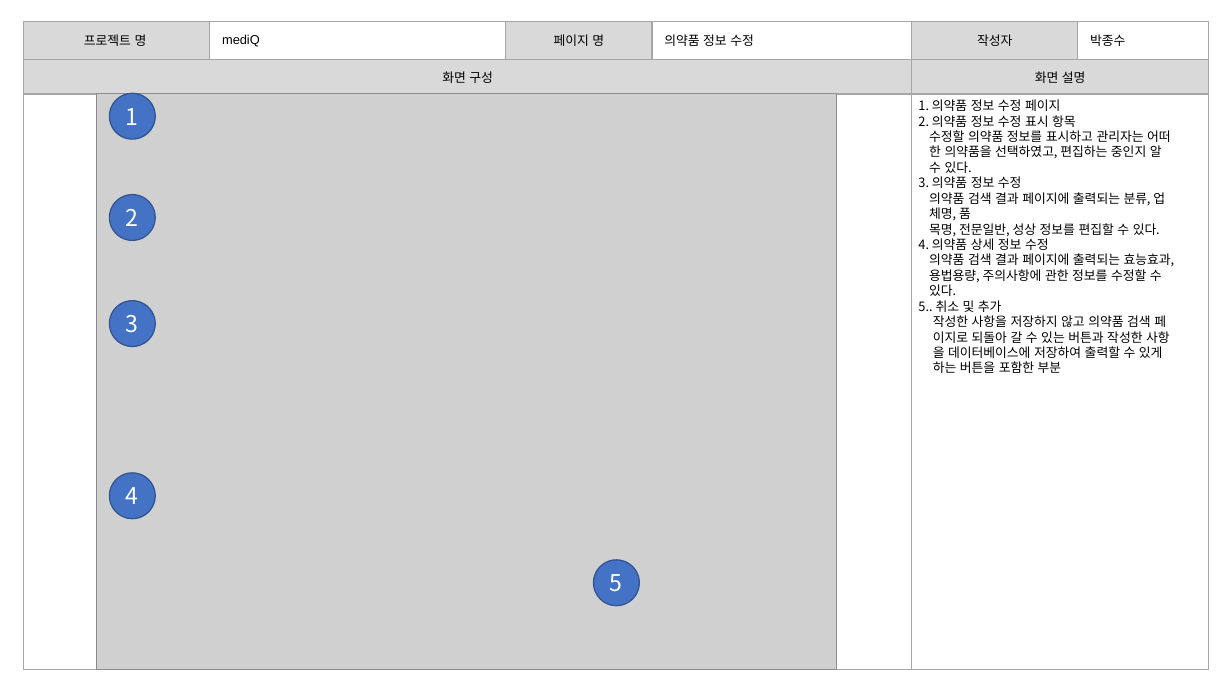
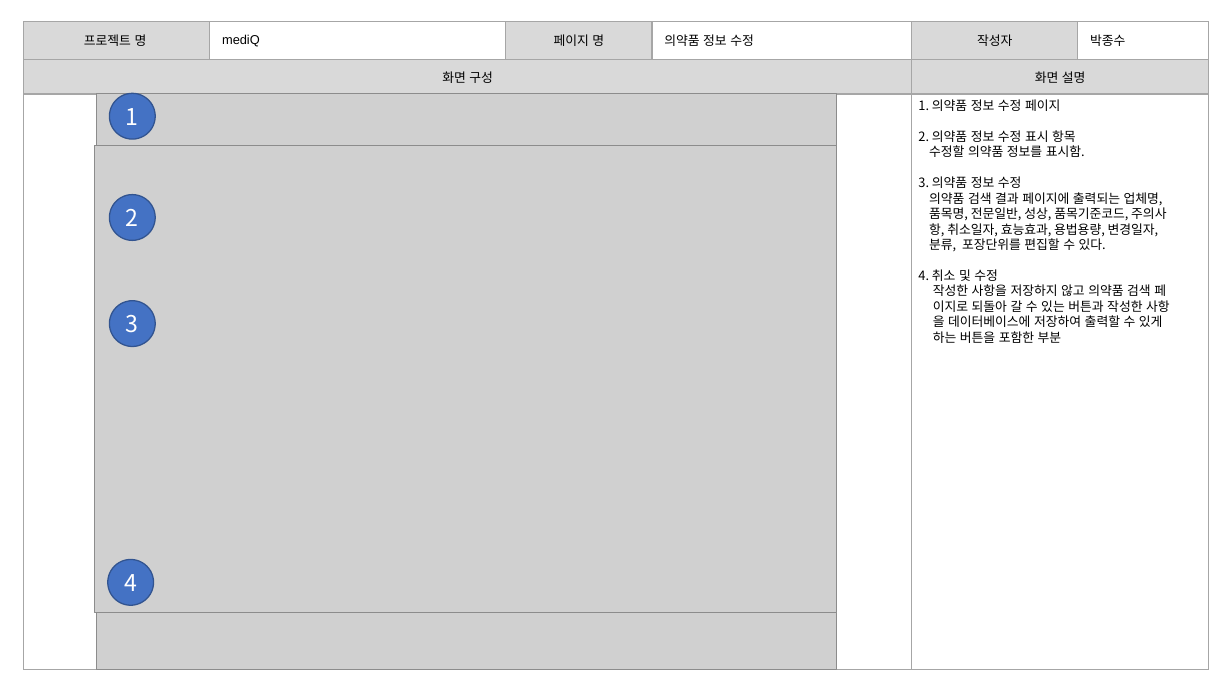
Before and after one commit to burnyst/mediQ, a slide deck: slide 44 of doc/0빅데이터분석프로젝트(공용)/[06] 스토리보드.pptx (slide 43 before the commit). Drawn at 1232x693 pixels with LibreOffice and Linux fonts; fonts in the diff are those of the drawing; grey boxes stand for pictures. Boxes give left, top, right and bottom in pixels: in the first picture for what was removed or moved away, otherwise in the second. Text is boxed around its words. In the diff, an @@ line names an element or a change of style, - is before the commit and + after.

Commit message:
박종수 파트  수정본입니다

```diff
--- a/doc/0빅데이터분석프로젝트(공용)/[06] 스토리보드.pptx
+++ b/doc/0빅데이터분석프로젝트(공용)/[06] 스토리보드.pptx
@@ picture added at box(94, 146, 836, 613) @@
@@ text at box(929, 145, 1085, 157): text changed @@
-수정할 의약품 정보를 표시하고 관리자는 어떠
-한 의약품을 선택하였고, 편집하는 중인지 알
-수 있다.
+수정할 의약품 정보를 표시함.
@@ text at box(918, 192, 1166, 281): text changed @@
-의약품 검색 결과 페이지에 출력되는 분류, 업
-체명, 품
-목명, 전문일반, 성상 정보를 편집할 수 있다.
-4. 의약품 상세 정보 수정
-의약품 검색 결과 페이지에 출력되는 효능효과,
-용법용량, 주의사항에 관한 정보를 수정할 수
-있다.
-5.. 취소 및 추가
+의약품 검색 결과 페이지에 출력되는 업체명,
+품목명, 전문일반, 성상, 품목기준코드, 주의사
+항, 취소일자, 효능효과, 용법용량, 변경일자,
+분류, 포장단위를 편집할 수 있다.
+4. 취소 및 수정
@@ ellipse "4": place and size @@
-ellipse "4" at box(109, 473, 155, 519)
+ellipse "4" at box(108, 559, 154, 605)
@@ ellipse removed at box(593, 560, 640, 606) @@
-5
```
Also in this commit, not shown: 4 other slides changed.
